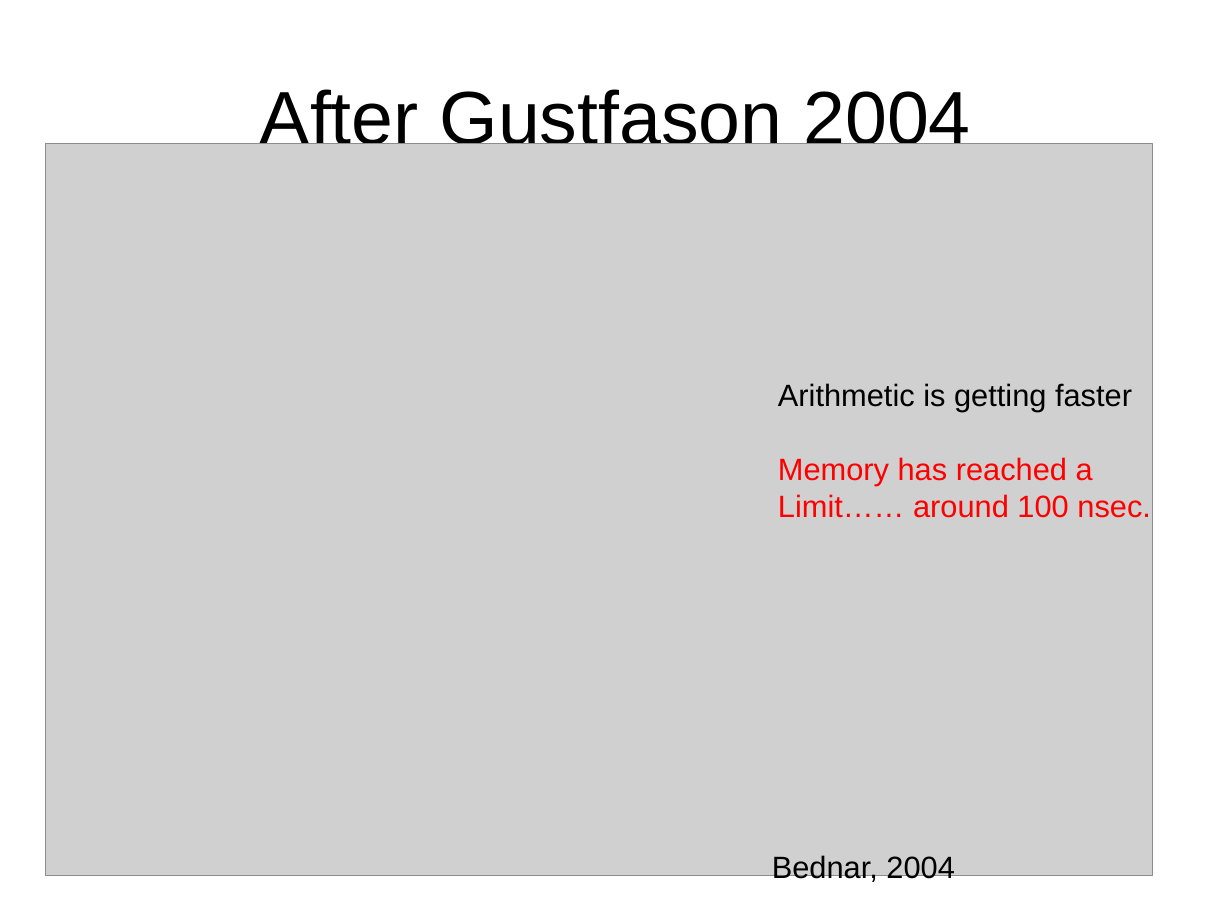
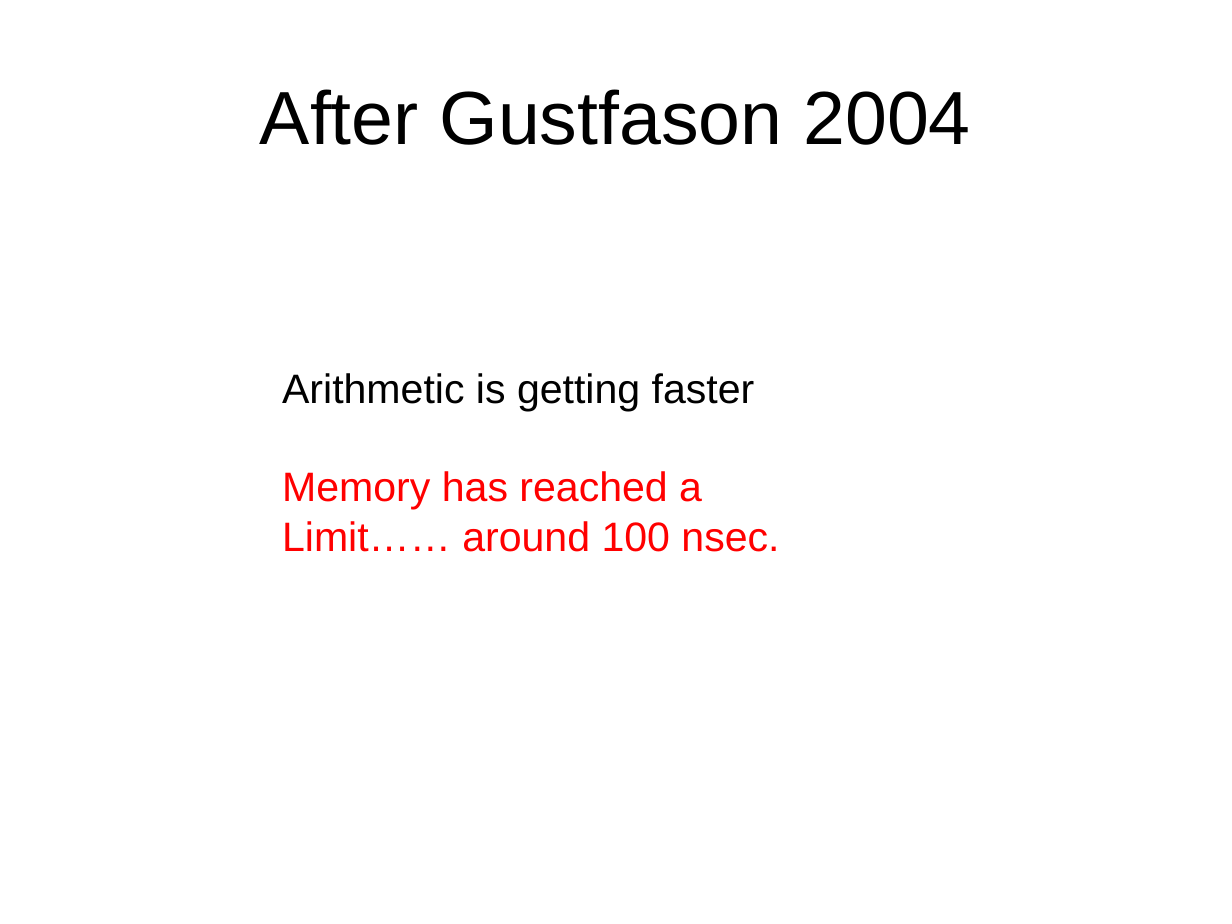
Before and after one commit to shodor-education/petascale-semester-curriculum, a slide deck: slide 14 of units/5/lessons/10/resources/petascale-lesson-5.10-slides.pptx. Drawn at 1232x924 pixels with LibreOffice and Linux fonts; fonts in the diff are those of the drawing; grey boxes stand for pictures. Boxes give left, top, right and bottom in pixels: in the first picture for what was removed or moved away, otherwise in the second. Text is boxed around its words. In the diff, an @@ line names an element or a change of style, - is before the commit and + after.

```diff
--- a/units/5/lessons/10/resources/petascale-lesson-5.10-slides.pptx
+++ b/units/5/lessons/10/resources/petascale-lesson-5.10-slides.pptx
@@ picture removed at [46,144,1153,876] @@
@@ text "Arithmetic is getting faster": place and size @@
-text "Arithmetic is getting faster" at [778,383,1151,518]
+text "Arithmetic is getting faster" at [282,373,779,552]
@@ text "Arithmetic is getting faster" at [282,373,779,552]: size 18 to 24 pt @@
@@ text removed at [772,855,954,884] @@
-Bednar, 2004
```
Also in this commit, not shown: 2 other slides changed, 2 slides removed, 1 other file.
